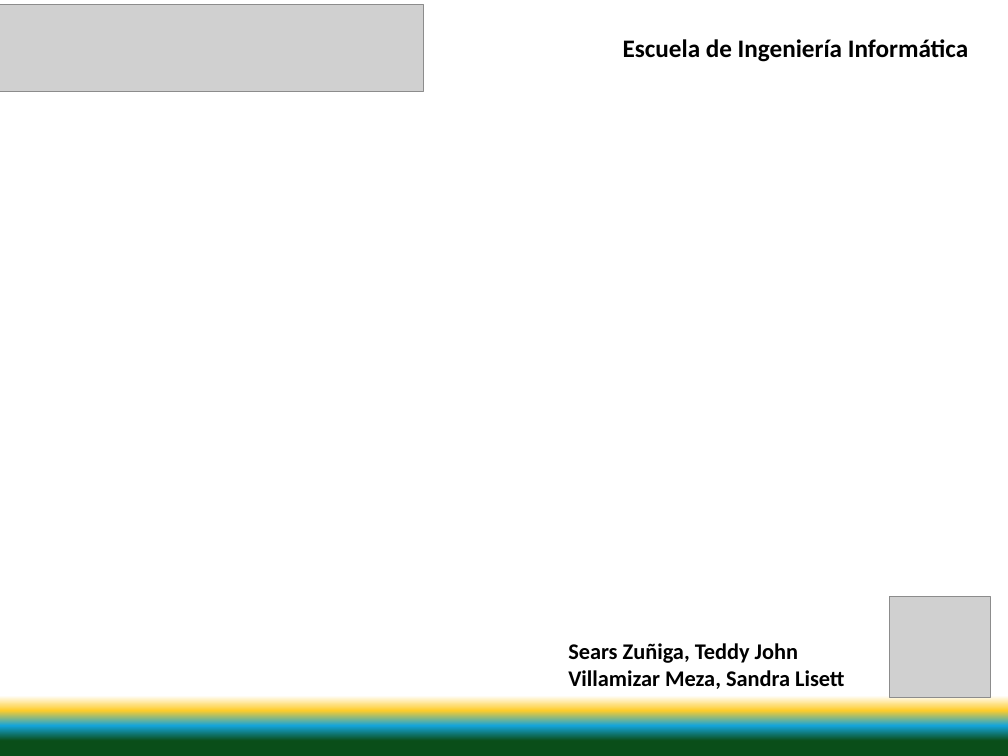
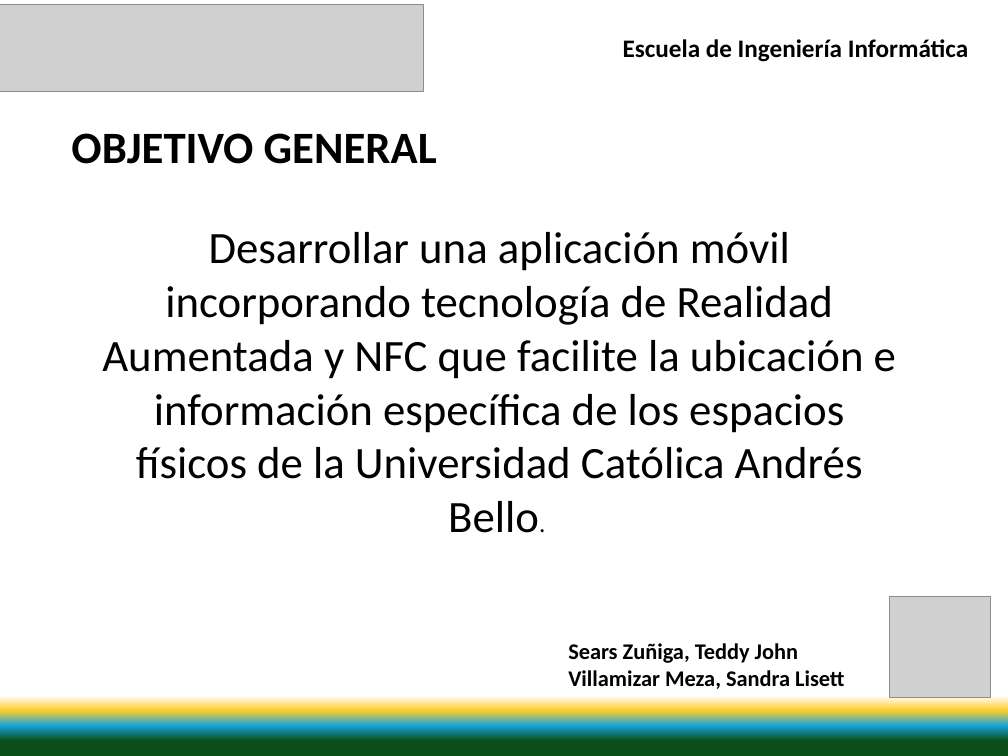
Before and after one commit to svillami/SanTed, a slide deck: slide 4 of Documentacion/Presentacion/Presentacion V1.0.pptx. Drawn at 1008x756 pixels with LibreOffice and Linux fonts; fonts in the diff are those of the drawing; grey boxes stand for pictures. Boxes give left, top, right and bottom in pixels: in the first picture for what was removed or moved away, otherwise in the second. Text is boxed around its words. In the diff, an @@ line names an element or a change of style, - is before the commit and + after.

```diff
--- a/Documentacion/Presentacion/Presentacion V1.0.pptx
+++ b/Documentacion/Presentacion/Presentacion V1.0.pptx
@@ text added at <box>71,133,437,164</box>, 32 pt, text #000000, bold @@
+OBJETIVO GENERAL
@@ text added at <box>102,232,896,533</box>, 32 pt, text #000000 @@
+Desarrollar una aplicación móvil incorporando tecnología de Realidad Aumentada y NFC que facilite la ubicación e información específica de los espacios físicos de la Universidad Católica Andrés Bello.
```
Also in this commit, not shown: 3 other slides changed, 2 other files.
